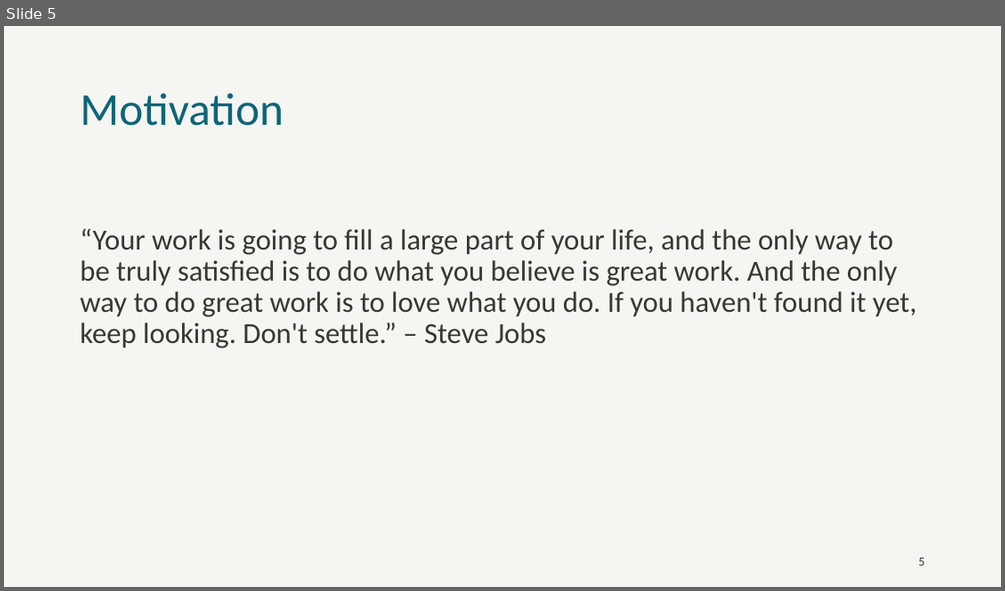
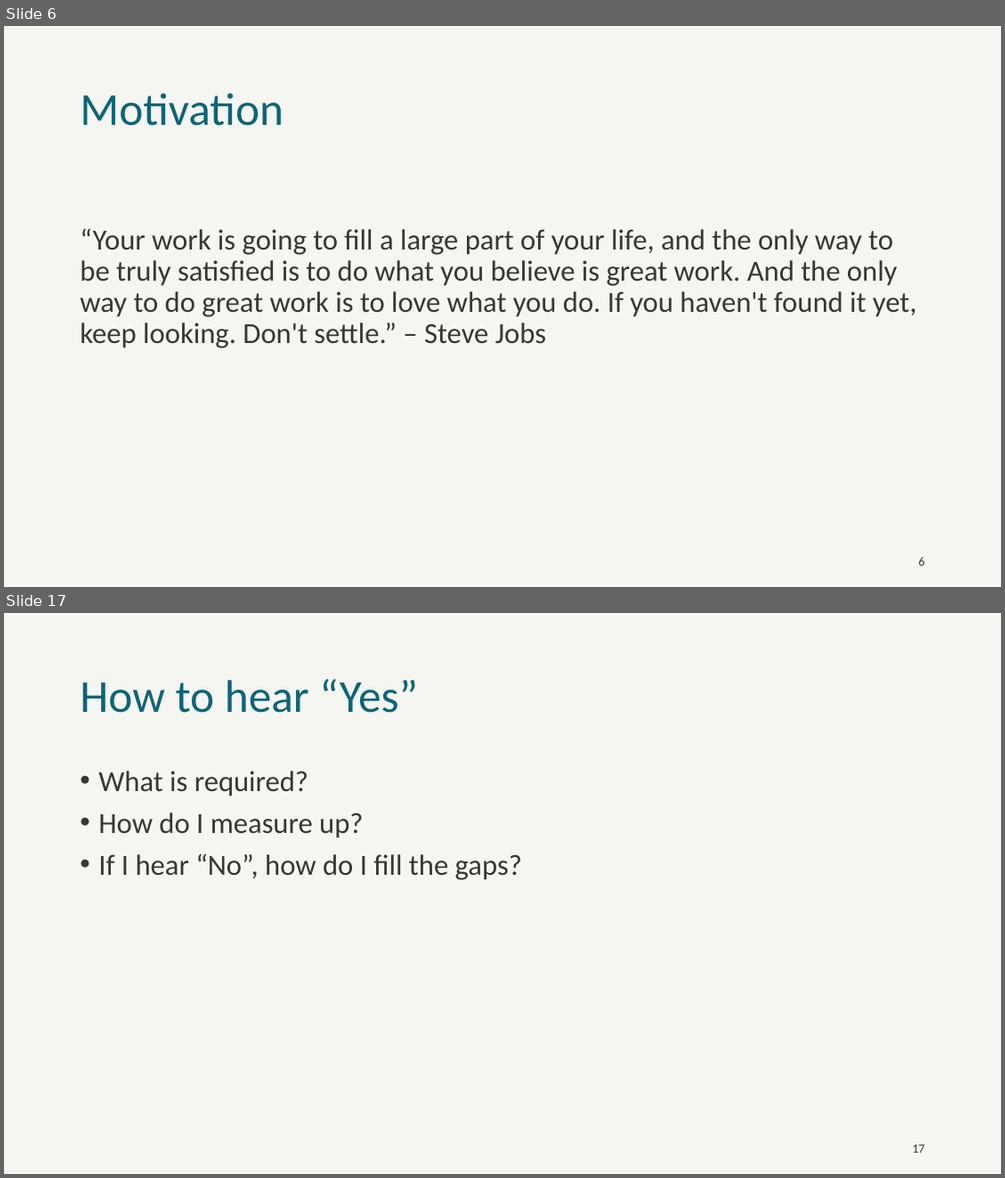
Before and after one commit to jkwuc89/Presentations, a slide deck: Senior Engineer Technical Track.pptx. Shown one above the other, each under a label of ours: slide 5 before the commit, slides 6 and 17 after it; the slides between them are not shown. The pictures are 1005x591 and 1005x1178 pixels, drawn with LibreOffice and Linux fonts; fonts in the diff are those of the drawing; background and template pictures are left out. Boxes give left, top, right and bottom in pixels: in the first picture for what was removed or moved away, otherwise in the second. Text is boxed around its words. In the diff, an @@ line names an element or a change of style, - is before the commit and + after.

```diff
--- a/Senior Engineer Technical Track.pptx
+++ b/Senior Engineer Technical Track.pptx
@@ slide 17 added at box(4, 613, 1001, 1174), background #F5F5F2 @@
@@ title added at box(80, 679, 418, 713), 44 pt, text #0D6577 @@
+How to hear “Yes”
@@ text added at box(98, 771, 522, 880), 28 pt, text #383732 @@
+• What is required?
+• How do I measure up?
+• If I hear “No”, how do I fill the gaps?
@@ page number added at box(912, 1144, 924, 1152), 12 pt, text #383732 @@
+17
@@ what was slide 5 is now slide 6 @@
```
Also in this commit, not shown: 10 slides changed, 6 other slides added, 2 other files.
